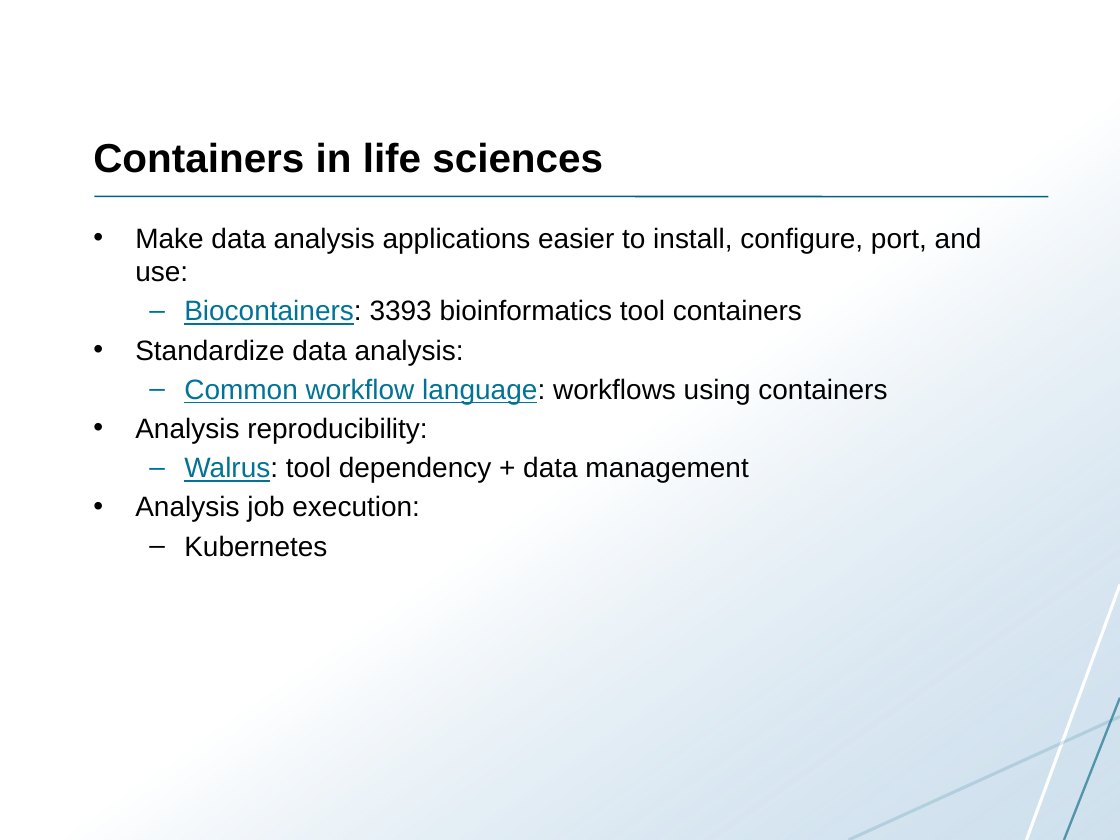
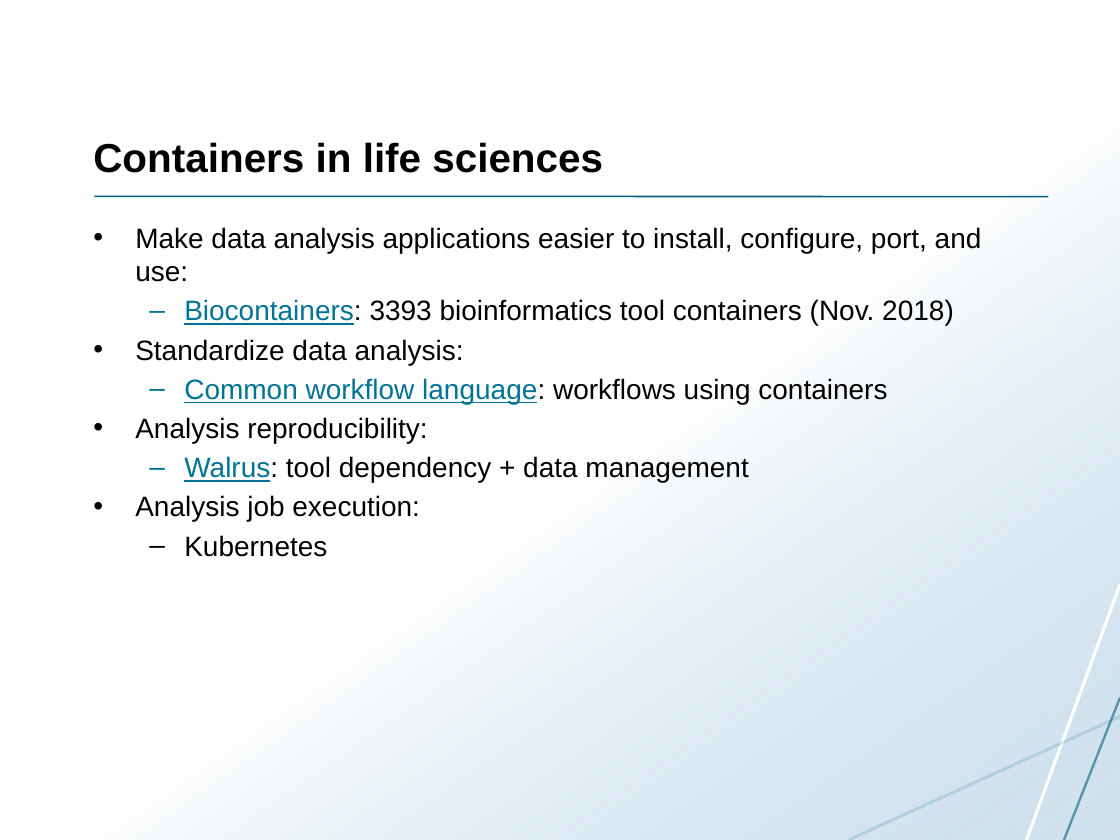
Before and after one commit to uit-inf-2201-s18/uit-inf-2201-s18.github.io, a slide deck: slide 9 of lectures/20 - Containers.pptx. Drawn at 1120x840 pixels with LibreOffice and Linux fonts; fonts in the diff are those of the drawing. Boxes give left, top, right and bottom in pixels: in the first picture for what was removed or moved away, otherwise in the second. Text is boxed around its words. In the diff, an @@ line names an element or a change of style, - is before the commit and + after.

```diff
--- a/lectures/20 - Containers.pptx
+++ b/lectures/20 - Containers.pptx
@@ text at [184,299,954,326]: text changed @@
-  – Biocontainers: 3393 bioinformatics tool containers
+  – Biocontainers: 3393 bioinformatics tool containers (Nov. 2018)
```
Also in this commit, not shown: 3 other slides changed, 1 other file.
